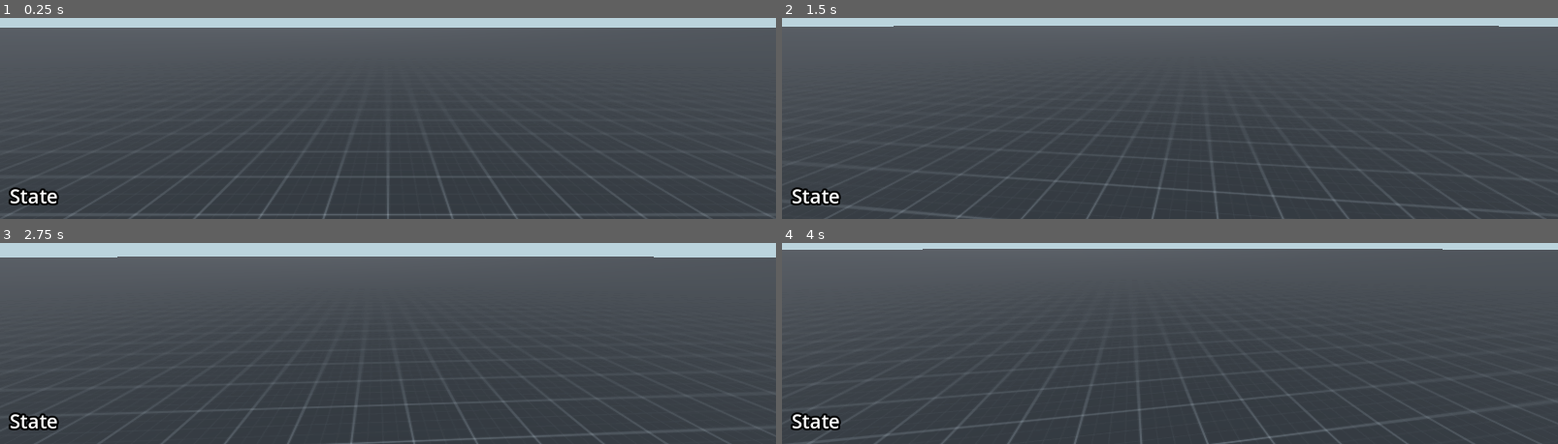
Above: before the commit, frames 1-4 (two rows, left to right).
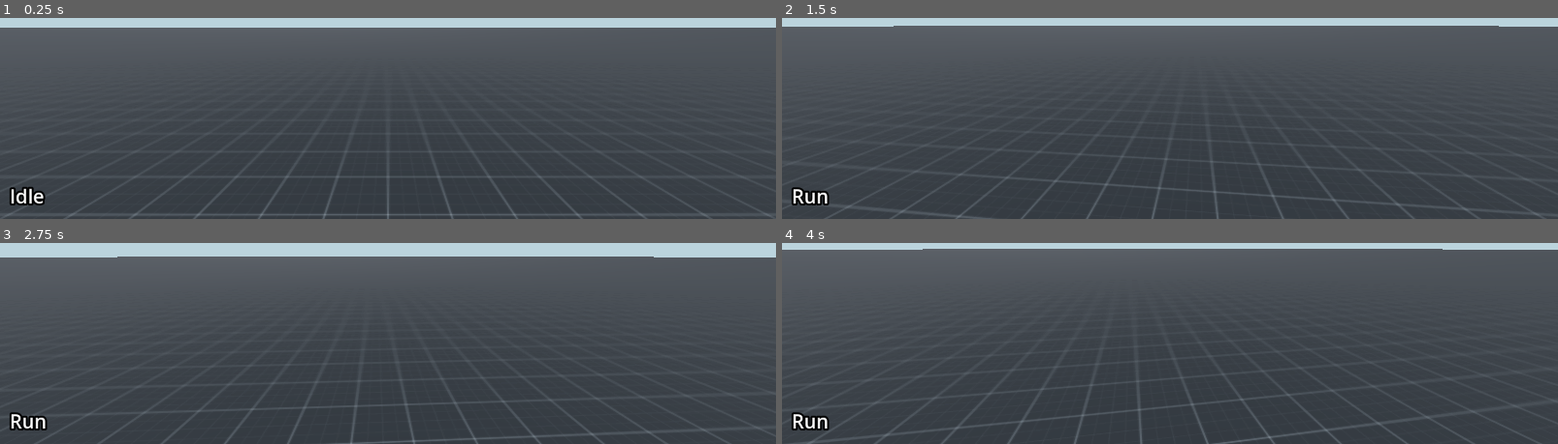
Above: after the commit, the same moments.

Repository: Polar4ik/Operation-Blizard
Game: Godot game, scene res://scenes/game.tscn
The game is run twice, just before and just after one commit, with the same random seed, the same clock (stepped at 60 frames per second) and the same inputs.
Inputs (mouse positions are in pixels of both pictures, inside the frame that each line leads up to):
- Up to frame 1 (0.25 s): no input
- Up to frame 2 (1.5 s): tap Enter at 0.5 s; move the mouse to (1208, 24) at 0.52 s; hold W (forward) from 0.53 s (still down); move the mouse to (1131, 28) at 1.27 s
- Up to frame 3 (2.75 s): keep holding W (forward); move the mouse to (403, 243) at 2.02 s
- Up to frame 4 (4 s): keep holding W (forward); move the mouse to (1162, 257) at 2.77 s; move the mouse to (1224, 255) at 3.52 s

The runs differ from the first frame. In frame 1, 0.4% of the frame differs, in the area x 1-8%, y 84-94%; in frame 2, 0.3%; in frame 3, 0.3%; in frame 4, 0.3%.
Error before the commit: Invalid access to property or key 'current_state' on a base object of type 'null instance'. (res://objects/local_player.tscn::GDScript_lrqgy:4)

Commit message:
add communication between client and server

Diff:
--- a/objects/local_player.tscn
+++ b/objects/local_player.tscn
@@ -14,7 +14,7 @@
 script/source = "extends Label
 
 func _process(_delta: float) -> void:
-	text = $\"../../../../FSMTree\".current_state.name
+	text = $\"../../../../../FSMTree\".current_state.name
 "
 
 [node name="LocalPlayer" type="CharacterBody3D"]
--- a/scenes/loby.tscn
+++ b/scenes/loby.tscn
@@ -1,4 +1,21 @@
-[gd_scene format=3 uid="uid://bys3gackfnxha"]
+[gd_scene load_steps=4 format=3 uid="uid://bys3gackfnxha"]
+
+[ext_resource type="Script" path="res://scripts/net/server.gd" id="1_pf8kf"]
+[ext_resource type="Script" path="res://scripts/net/client.gd" id="2_fdjmk"]
+
+[sub_resource type="GDScript" id="GDScript_yt0l0"]
+script/source = "extends Control
+
+@onready var server: Node = $Server
+@onready var client: Node = $Client
+
+func _on_host_button_pressed() -> void:
+	server.create_server()
+	server.add_info(multiplayer.get_unique_id(), %Nick.text)
+
+func _on_join_button_pressed() -> void:
+	client.create_client()
+"
 
 [node name="Loby" type="Control"]
 layout_mode = 3
@@ -7,6 +24,7 @@
 anchor_bottom = 1.0
 grow_horizontal = 2
 grow_vertical = 2
+script = SubResource("GDScript_yt0l0")
 
 [node name="MarginContainer" type="MarginContainer" parent="."]
 layout_mode = 1
@@ -20,38 +38,51 @@
 theme_override_constants/margin_right = 15
 theme_override_constants/margin_bottom = 15
 
-[node name="VBoxContainer" type="VBoxContainer" parent="MarginContainer"]
+[node name="MainContainer" type="VBoxContainer" parent="MarginContainer"]
 layout_mode = 2
 
-[node name="ConnectionList" type="HBoxContainer" parent="MarginContainer/VBoxContainer"]
+[node name="ConnectionList" type="HBoxContainer" parent="MarginContainer/MainContainer"]
 layout_mode = 2
 theme_override_constants/separation = 25
 
-[node name="Nick" type="LineEdit" parent="MarginContainer/VBoxContainer/ConnectionList"]
+[node name="Nick" type="LineEdit" parent="MarginContainer/MainContainer/ConnectionList"]
+unique_name_in_owner = true
 custom_minimum_size = Vector2(100, 0)
 layout_mode = 2
 placeholder_text = "Nick"
 
-[node name="Ip" type="LineEdit" parent="MarginContainer/VBoxContainer/ConnectionList"]
+[node name="Ip" type="LineEdit" parent="MarginContainer/MainContainer/ConnectionList"]
 custom_minimum_size = Vector2(100, 0)
 layout_mode = 2
 placeholder_text = "IP"
 
-[node name="Port" type="LineEdit" parent="MarginContainer/VBoxContainer/ConnectionList"]
+[node name="Port" type="LineEdit" parent="MarginContainer/MainContainer/ConnectionList"]
 custom_minimum_size = Vector2(100, 0)
 layout_mode = 2
 placeholder_text = "Port"
 
-[node name="HostButton" type="Button" parent="MarginContainer/VBoxContainer/ConnectionList"]
+[node name="HostButton" type="Button" parent="MarginContainer/MainContainer/ConnectionList"]
 custom_minimum_size = Vector2(100, 0)
 layout_mode = 2
 text = "HOST"
 
-[node name="JoinButton" type="Button" parent="MarginContainer/VBoxContainer/ConnectionList"]
+[node name="JoinButton" type="Button" parent="MarginContainer/MainContainer/ConnectionList"]
 custom_minimum_size = Vector2(100, 0)
 layout_mode = 2
 text = "JOIN"
 
-[node name="PlayerListContainer" type="VBoxContainer" parent="MarginContainer/VBoxContainer"]
+[node name="PlayerListContainer" type="VBoxContainer" parent="MarginContainer/MainContainer"]
+unique_name_in_owner = true
 layout_mode = 2
 size_flags_vertical = 6
+
+[node name="Server" type="Node" parent="."]
+unique_name_in_owner = true
+script = ExtResource("1_pf8kf")
+
+[node name="Client" type="Node" parent="."]
+unique_name_in_owner = true
+script = ExtResource("2_fdjmk")
+
+[connection signal="pressed" from="MarginContainer/MainContainer/ConnectionList/HostButton" to="." method="_on_host_button_pressed"]
+[connection signal="pressed" from="MarginContainer/MainContainer/ConnectionList/JoinButton" to="." method="_on_join_button_pressed"]
--- /dev/null
+++ b/scripts/net/client.gd
@@ -0,0 +1,28 @@
+extends Node
+
+var port := 8888
+var ip := "localhost"
+
+var peer: ENetMultiplayerPeer
+
+func _ready() -> void:
+	multiplayer.connected_to_server.connect(connect_to_server)
+	multiplayer.connection_failed.connect(connect_failed)
+
+func connect_to_server() -> void:
+	print("Connect to server")
+	%Server.add_info.rpc_id(1, multiplayer.get_unique_id(), %Nick.text)
+
+func connect_failed() -> void:
+	print("Connect failed")
+
+func create_client() -> void:
+	peer = ENetMultiplayerPeer.new()
+
+	var error = peer.create_client(ip, port)
+	if error == OK:
+		multiplayer.multiplayer_peer = peer
+		set_multiplayer_authority(multiplayer.get_unique_id())
+		print("Client created.")
+	else:
+		push_error("Client dont create: ", error)
--- /dev/null
+++ b/scripts/net/server.gd
@@ -0,0 +1,34 @@
+extends Node
+
+var peer: ENetMultiplayerPeer
+var port := 8888
+
+var server_data := {}
+
+func _ready() -> void:
+	multiplayer.peer_connected.connect(peer_connect)
+	multiplayer.peer_disconnected.connect(peer_disconnect)
+
+func peer_connect(id: int) -> void:
+	print("Peer connect: ", id)
+
+func peer_disconnect(id: int) -> void:
+	print("Peer disconnect: ", id)
+
+func create_server() -> void:
+	peer = ENetMultiplayerPeer.new()
+
+	var error = peer.create_server(port)
+	if error == OK:
+		multiplayer.multiplayer_peer = peer
+		set_multiplayer_authority(multiplayer.get_unique_id())
+		print("Server created. Wait players")
+	else:
+		push_error("Server dont create: ", error)
+
+@rpc("any_peer")
+func add_info(id: int, nick: String) -> void:
+	server_data[id] = {
+		"nick": nick
+	}
+	print(server_data)
